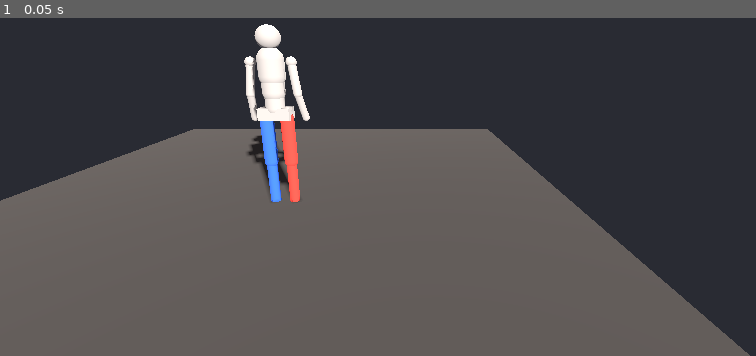
Above: before the commit, frame 1.
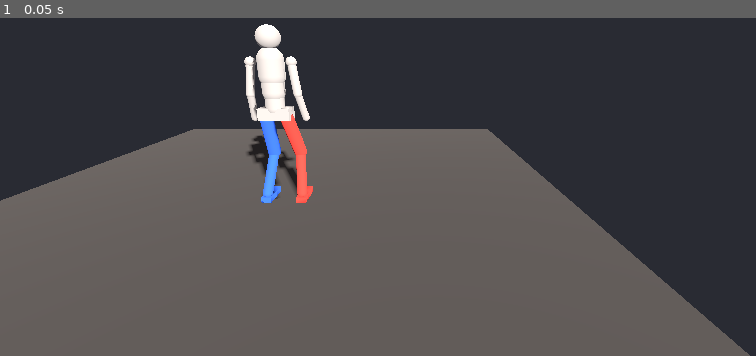
Above: after the commit, the same moment.

Repository: MarAvFe/ensenalsa
Game: Godot game, scene res://scenes/main.tscn
The game is run twice, just before and just after one commit, with the same random seed, the same clock (stepped at 60 frames per second) and the same inputs.
Inputs:
- Up to frame 1 (0.05 s): no input

The runs differ from the first frame. In frame 1, 0.9% of the frame differs, in the area x 34-42%, y 28-55%.

Commit message:
Step 2: two-bone leg IK with forward knee + headless test
Co-Authored-By: Claude Opus 5.5 <noreply@anthropic.com>

Diff:
--- a/scripts/dancer.gd
+++ b/scripts/dancer.gd
@@ -49,6 +49,31 @@
 		var ankle := _joint(knee, "Foot" + side, Vector3(0, -SHIN, 0))
 		_box(ankle, Vector3(0.10, 0.06, 0.26), Vector3(0, -ANKLE_H + 0.03, -0.07), col)
 		legs[side] = {"hip": hip, "knee": knee, "ankle": ankle}
+		solve_leg(side, global_transform * Vector3(0.18 * sx, ANKLE_H, 0))
+
+
+## Two-bone IK: place the ankle of `side` at world `target`, knee bending forward.
+## `pitch` is the foot's rotation about the dancer's lateral axis (+ = toe up).
+func solve_leg(side: String, target: Vector3, pitch := 0.0) -> void:
+	var leg: Dictionary = legs[side]
+	var hip_p: Vector3 = leg.hip.global_position
+	var to := target - hip_p
+	var d := clampf(to.length(), 0.01, THIGH + SHIN - 0.001)
+	var dir := to.normalized()
+	var fwd := global_basis * Vector3.FORWARD
+	var pole := (fwd - dir * fwd.dot(dir)).normalized()
+	var a := (THIGH * THIGH - SHIN * SHIN + d * d) / (2.0 * d) # law of cosines along hip->ankle
+	var knee_p := hip_p + dir * a + pole * sqrt(maxf(THIGH * THIGH - a * a, 0.0))
+	leg.hip.global_basis = _bone_basis(hip_p, knee_p, fwd)
+	leg.knee.global_basis = _bone_basis(knee_p, hip_p + dir * d, fwd)
+	leg.ankle.global_basis = global_basis * Basis(Vector3.RIGHT, pitch)
+
+
+## Basis whose -Y runs from `from` to `to` and whose -Z leans toward `fwd`.
+func _bone_basis(from: Vector3, to: Vector3, fwd: Vector3) -> Basis:
+	var y := (from - to).normalized()
+	var z := (-fwd - y * (-fwd).dot(y)).normalized()
+	return Basis(y.cross(z), y, z)
 
 
 func _joint(parent: Node3D, n: String, pos: Vector3) -> Node3D:
--- /dev/null
+++ b/tests/test_ik.gd
@@ -0,0 +1,23 @@
+extends SceneTree
+## Run: godot --headless -s tests/test_ik.gd
+
+func _initialize() -> void:
+	var d: Node3D = load("res://scripts/dancer.gd").new()
+	root.add_child(d)
+	await process_frame # let _ready build the figure
+	var fails := 0
+	for t in [Vector3(-0.18, 0.08, 0), Vector3(0.10, 0.12, 0.30), Vector3(-0.18, 0.08, -0.30), Vector3(0.18, 0.2, 0)]:
+		for side in ["L", "R"]:
+			d.solve_leg(side, t)
+			var leg: Dictionary = d.legs[side]
+			var err: float = leg.ankle.global_position.distance_to(t)
+			var hip: Vector3 = leg.hip.global_position
+			var knee: Vector3 = leg.knee.global_position
+			# knee must sit in front (-Z) of the hip->ankle line
+			var mid := hip.lerp(t, (knee.y - hip.y) / (t.y - hip.y))
+			var reachable: bool = hip.distance_to(t) < d.THIGH + d.SHIN
+			if (reachable and err > 1e-3) or knee.z > mid.z + 1e-4:
+				fails += 1
+				printerr("FAIL %s %s err=%.4f knee.z=%.3f line.z=%.3f" % [side, t, err, knee.z, mid.z])
+	print("IK test: %s" % ("PASS" if fails == 0 else "%d FAILS" % fails))
+	quit(fails)
Not shown, added: tests/test_ik.gd.uid
